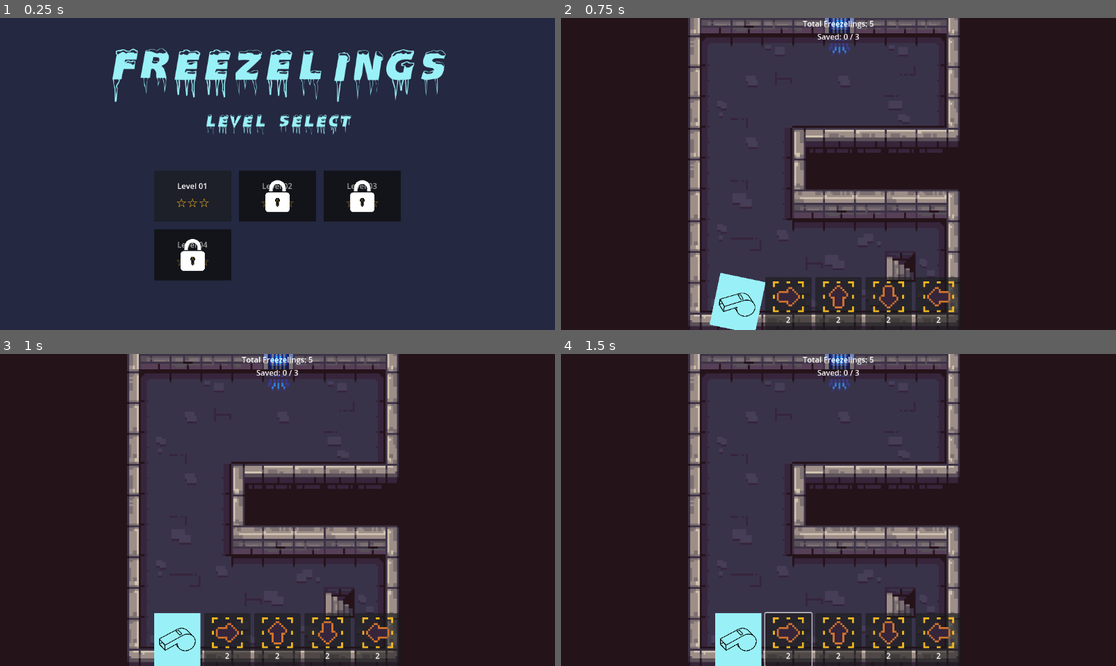
Above: before the commit, frames 1-4 (two rows, left to right).
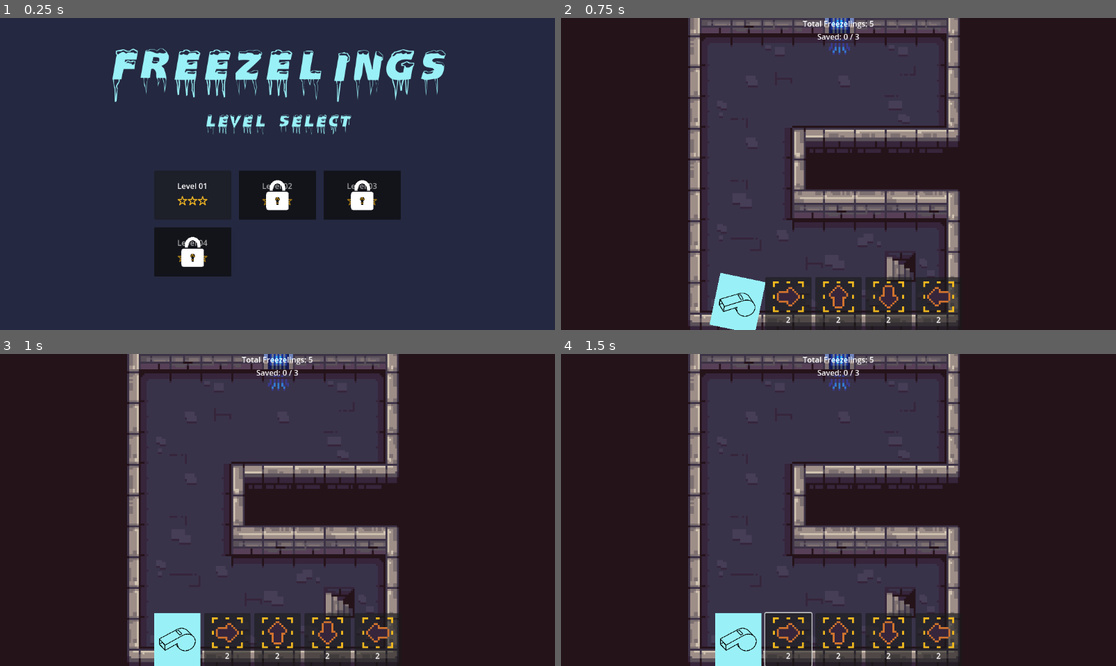
Above: after the commit, the same moments.

Repository: nico-hahn/freezelings
Game: Godot game, scene res://scenes/ui/level_select.tscn
Two runs of this game, one before a commit and one after it. Both use one fixed random seed, a clock stepped at 60 frames per second and the inputs below.
Inputs (mouse positions are in pixels of both pictures, inside the frame that each line leads up to):
- Up to frame 1 (0.25 s): no input
- Up to frame 2 (0.75 s): tap Enter at 0.5 s; drag from (755, 195) to (894, 105) at 0.52 s
- Up to frame 3 (1 s): no input
- Up to frame 4 (1.5 s): click (788, 641) at 1.27 s

The runs differ from the first frame. In frame 1, 1.0% of the frame differs, in the area x 27-73%, y 52-85%; in frame 2, nothing differs; in frame 3, nothing differs; in frame 4, nothing differs.

Commit message:
add stars to level clear screen

Diff:
--- /dev/null
+++ b/resources/font/stars.tres
@@ -0,0 +1,8 @@
+[gd_resource type="LabelSettings" load_steps=2 format=3 uid="uid://cjhaqc2jglekt"]
+
+[ext_resource type="FontFile" uid="uid://tcykvqq4dsbc" path="res://assets/font/MFStarDings.ttf" id="1_2fl7o"]
+
+[resource]
+font = ExtResource("1_2fl7o")
+font_size = 26
+font_color = Color(1, 0.74509805, 0.12941177, 1)
--- a/scenes/ui/level_card.tscn
+++ b/scenes/ui/level_card.tscn
@@ -1,13 +1,8 @@
-[gd_scene load_steps=5 format=3 uid="uid://r8w7bjyj7glu"]
+[gd_scene load_steps=4 format=3 uid="uid://r8w7bjyj7glu"]
 
 [ext_resource type="Script" uid="uid://rddmip05ngtt" path="res://scripts/ui/level_card.gd" id="1_lc"]
 [ext_resource type="Texture2D" uid="uid://bysqgcdcqwxkf" path="res://assets/lock.png" id="2_bclti"]
-[ext_resource type="FontFile" uid="uid://tcykvqq4dsbc" path="res://assets/font/MFStarDings.ttf" id="2_xol0m"]
-
-[sub_resource type="LabelSettings" id="LabelSettings_07o60"]
-font = ExtResource("2_xol0m")
-font_size = 26
-font_color = Color(1, 0.74509805, 0.12941177, 1)
+[ext_resource type="LabelSettings" uid="uid://cjhaqc2jglekt" path="res://resources/font/stars.tres" id="2_xol0m"]
 
 [node name="LevelCard" type="PanelContainer"]
 custom_minimum_size = Vector2(160, 100)
@@ -35,7 +30,7 @@
 unique_name_in_owner = true
 layout_mode = 2
 text = "HHH"
-label_settings = SubResource("LabelSettings_07o60")
+label_settings = ExtResource("2_xol0m")
 horizontal_alignment = 1
 
 [node name="LockedOverlay" type="MarginContainer" parent="."]
--- a/scripts/ui/level_card.gd
+++ b/scripts/ui/level_card.gd
@@ -35,5 +35,5 @@
 func _build_stars_string(stars: int) -> String:
 	var result: String = ""
 	for i in range(3):
-		result += "⭐" if i < stars else "☆"
+		result += "G" if i < stars else "H"
 	return result
--- a/scripts/ui/win_loss_screen.gd
+++ b/scripts/ui/win_loss_screen.gd
@@ -20,8 +20,8 @@
 
 ## Zeigt den Bildschirm mit dem Ergebnis an.
 func show_result(success: bool, stars: int, saved: int, total: int) -> void:
-	_title_label.text = "Level geschafft! 🎉" if success else "Gescheitert 💀"
-	_result_label.text = "Gerettet: %d / %d" % [saved, total]
+	_title_label.text = "Level Clear!" if success else "Level Failed!"
+	_result_label.text = "Saved: %d / %d" % [saved, total]
 	_update_stars(stars)
 	visible = true
 
@@ -29,10 +29,12 @@
 func _update_stars(stars: int) -> void:
 	for child in _stars_container.get_children():
 		child.queue_free()
+	var star_font: Font = load("res://resources/font/stars.tres")
 	for i in range(3):
 		var star_label := Label.new()
-		star_label.text = "⭐" if i < stars else "☆"
-		star_label.add_theme_font_size_override("font_size", 32)
+		star_label.text = "G" if i < stars else "H"
+		if star_font:
+			star_label.add_theme_font_override("font", star_font)
 		_stars_container.add_child(star_label)
 
 
